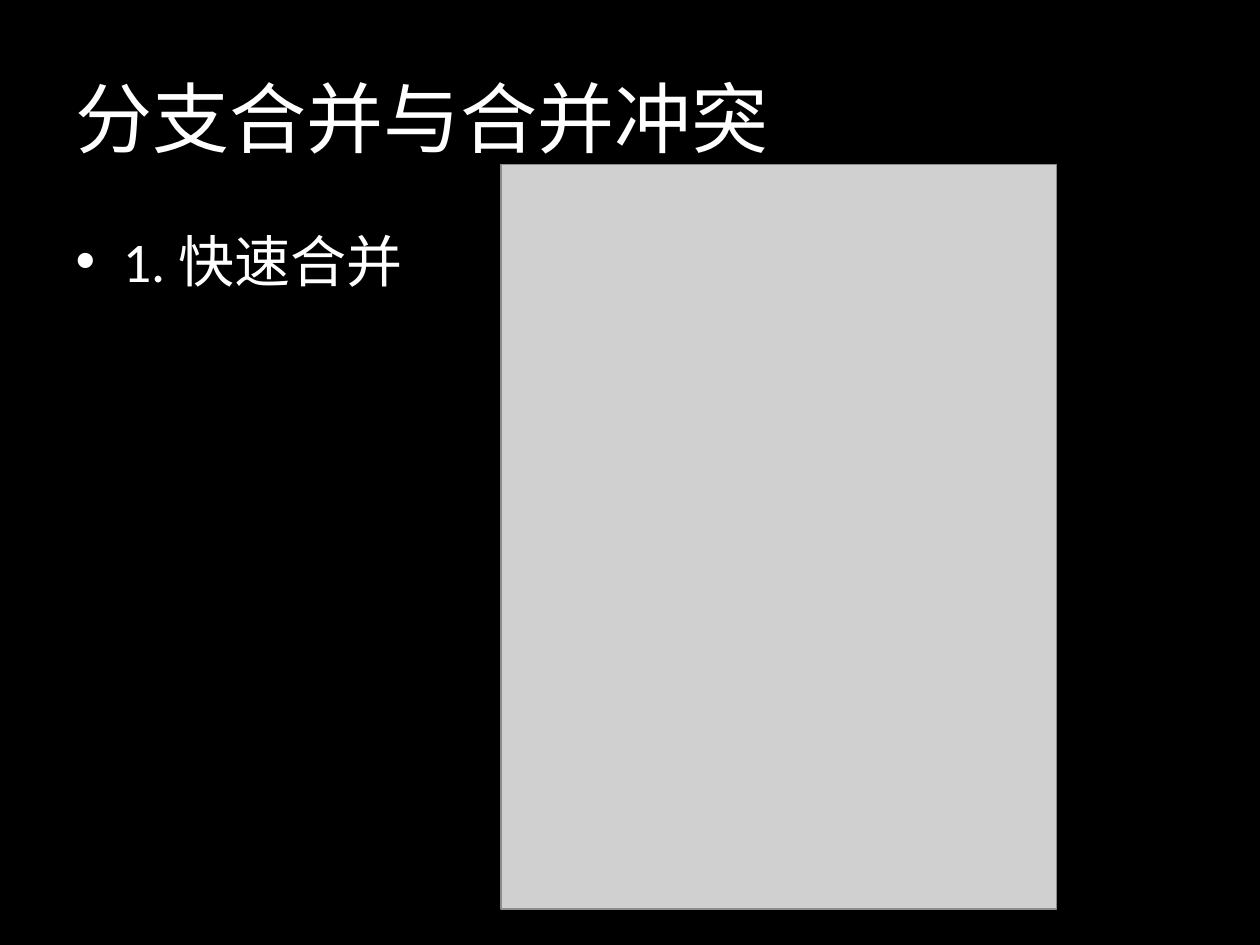
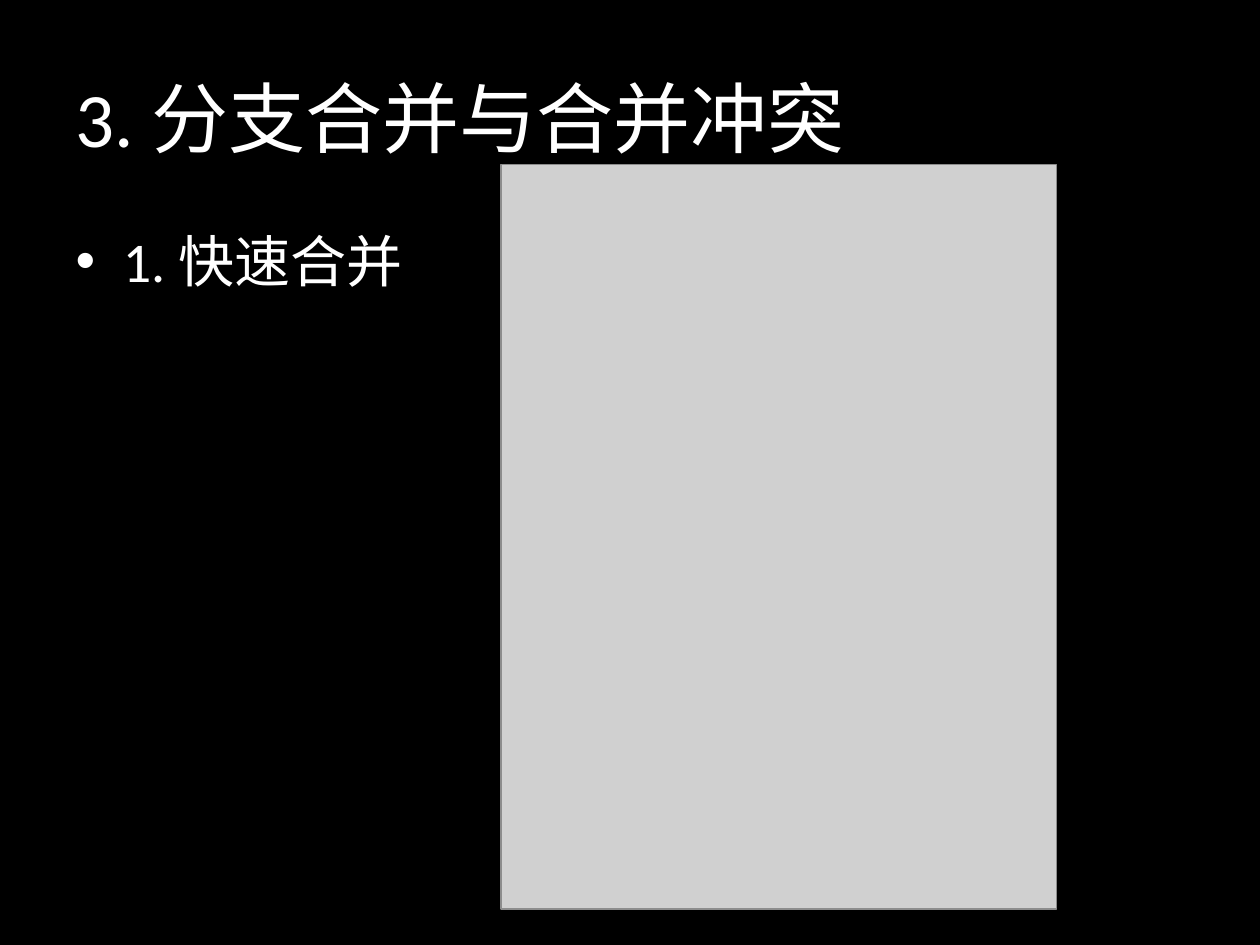
Before and after one commit to sontekliu/git-book, a slide deck: slide 27 of Git.pptx. Drawn at 1260x945 pixels with LibreOffice and Linux fonts; fonts in the diff are those of the drawing; grey boxes stand for pictures. Boxes give left, top, right and bottom in pixels: in the first picture for what was removed or moved away, otherwise in the second. Text is boxed around its words. In the diff, an @@ line names an element or a change of style, - is before the commit and + after.

```diff
--- a/Git.pptx
+++ b/Git.pptx
@@ title at <box>76,82,845,166</box>: text changed @@
-分支合并与合并冲突
+3. 分支合并与合并冲突
```
Also in this commit, not shown: 18 other slides changed.
